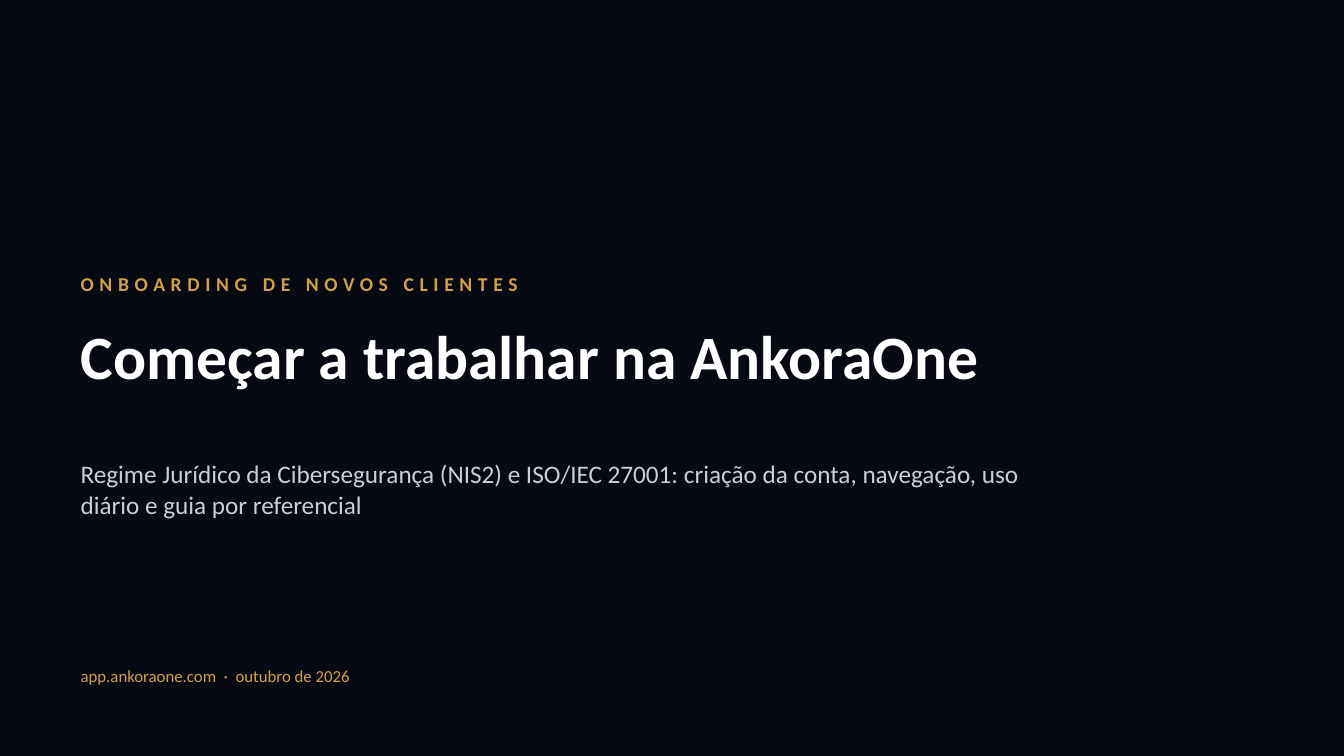
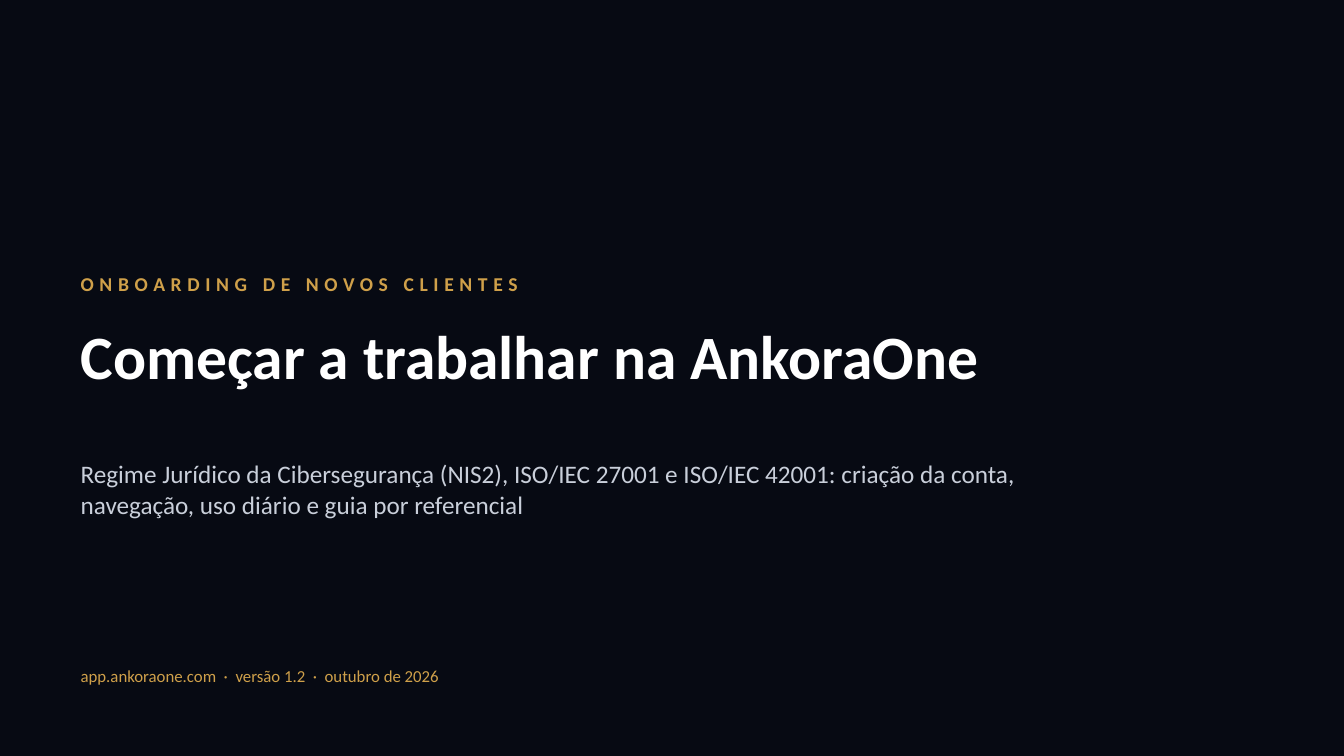
Before and after one commit to dbastoscarvalho23/Securematurity, a slide deck: slide 1 of docs/onboarding/AnkoraOne-Apresentacao-Onboarding.pptx. Drawn at 1344x756 pixels with LibreOffice and Linux fonts; fonts in the diff are those of the drawing; background and template pictures are left out. Boxes give left, top, right and bottom in pixels: in the first picture for what was removed or moved away, otherwise in the second. Text is boxed around its words. In the diff, an @@ line names an element or a change of style, - is before the commit and + after.

```diff
--- a/docs/onboarding/AnkoraOne-Apresentacao-Onboarding.pptx
+++ b/docs/onboarding/AnkoraOne-Apresentacao-Onboarding.pptx
@@ text at [81,465,1014,519]: text changed @@
-Regime Jurídico da Cibersegurança (NIS2) e ISO/IEC 27001: criação da conta, navegação, uso diário e guia por referencial
+Regime Jurídico da Cibersegurança (NIS2), ISO/IEC 27001 e ISO/IEC 42001: criação da conta, navegação, uso diário e guia por referencial
@@ text at [81,670,439,685]: text changed @@
-app.ankoraone.com · outubro de 2026
+app.ankoraone.com · versão 1.2 · outubro de 2026
```
Also in this commit, not shown: 7 other slides changed, 2 slides added, 12 other files.
